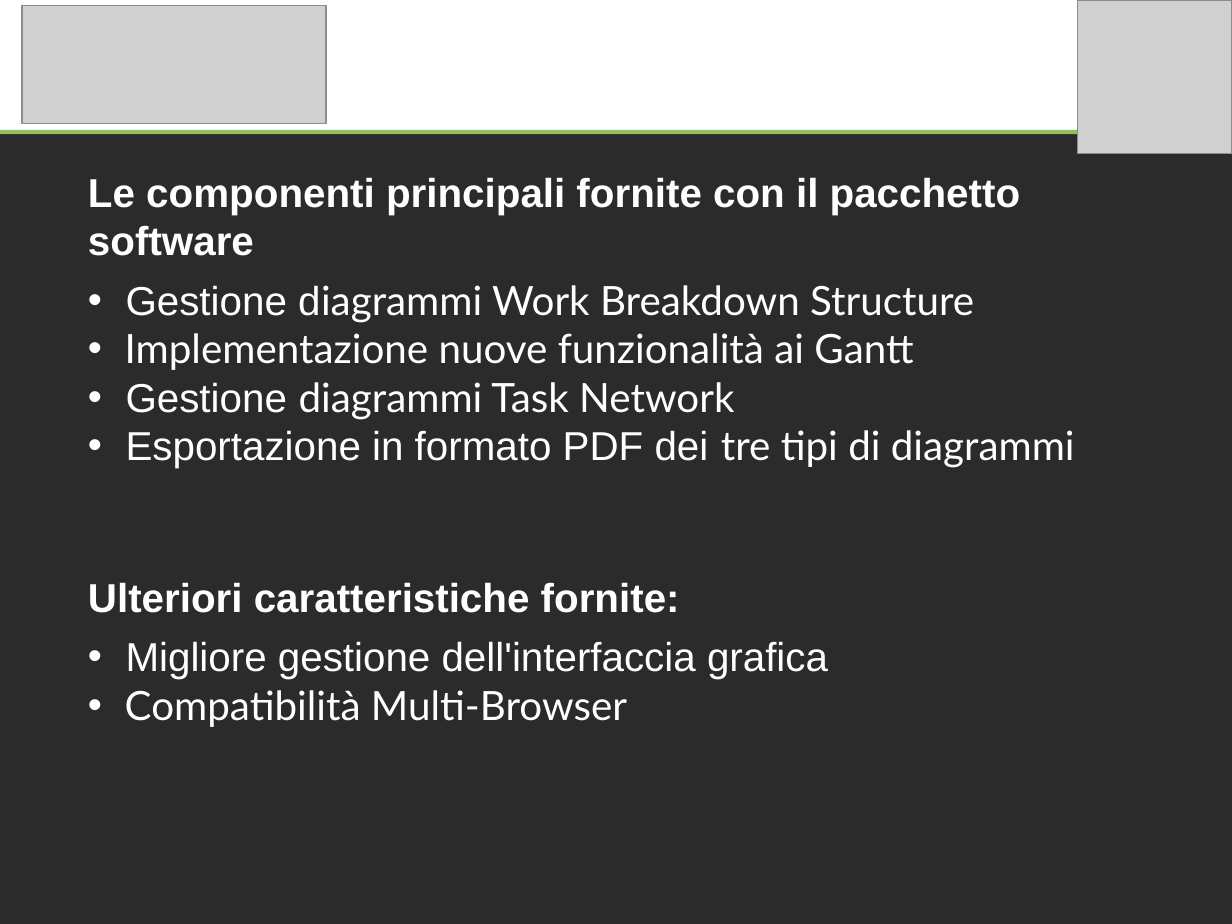
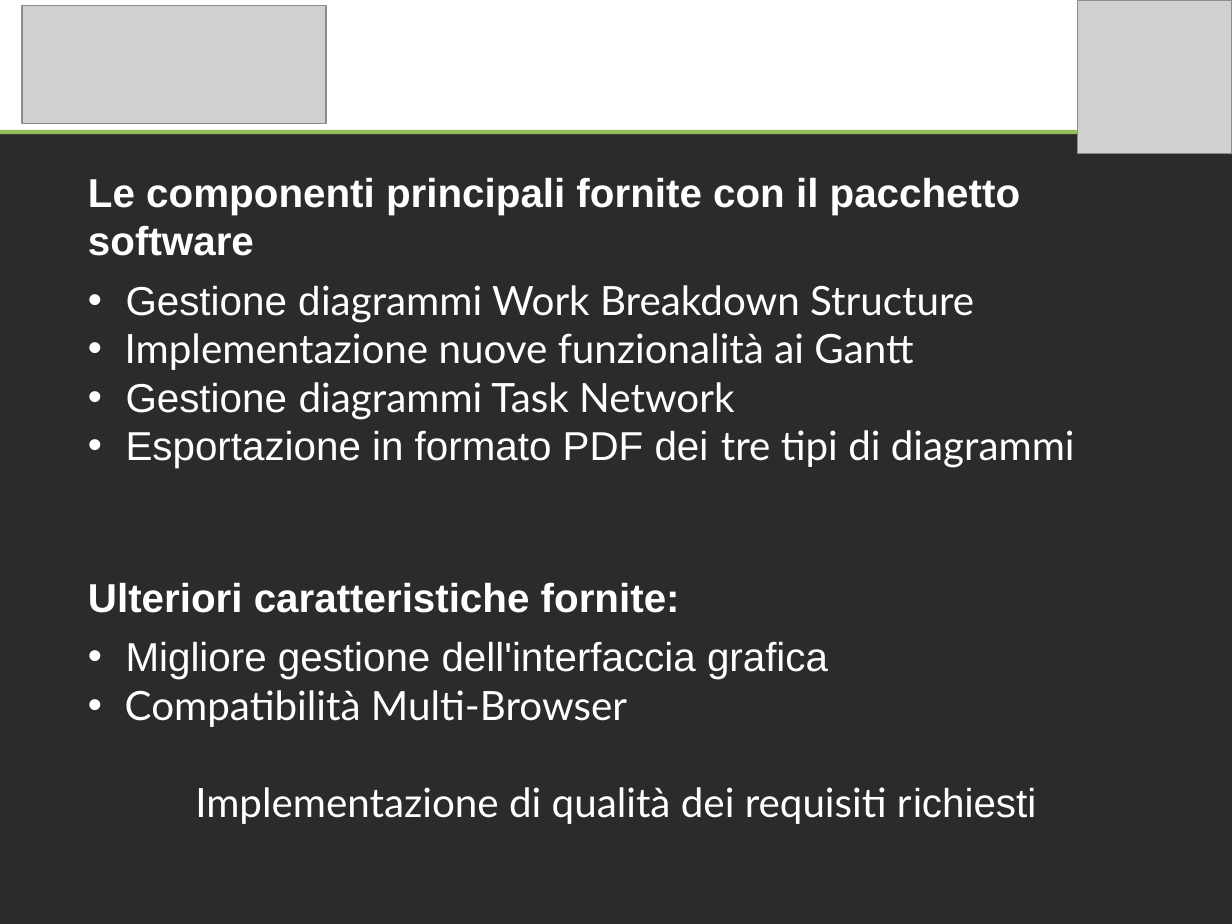
Before and after one commit to marcotinacci/PMango-Diagrams, a slide deck: slide 2 of documentazione_progetto/offerta_economica/Presentazione/Requisiti del Prodotto.odp. Drawn at 1232x924 pixels with LibreOffice and Linux fonts; fonts in the diff are those of the drawing; grey boxes stand for pictures; background and template pictures are left out; a plain dark background stands for a picture behind light text. Boxes give left, top, right and bottom in pixels: in the first picture for what was removed or moved away, otherwise in the second. Text is boxed around its words. In the diff, an @@ line names an element or a change of style, - is before the commit and + after.

```diff
--- a/documentazione_progetto/offerta_economica/Presentazione/Requisiti del Prodotto.odp
+++ b/documentazione_progetto/offerta_economica/Presentazione/Requisiti del Prodotto.odp
@@ text at (x1=195, y1=787, x2=1036, y2=824): paragraph added @@
+Implementazione di qualità dei requisiti richiesti
```
Also in this commit, not shown: 1 other slide changed, 2 slides added, 1 slide removed.
